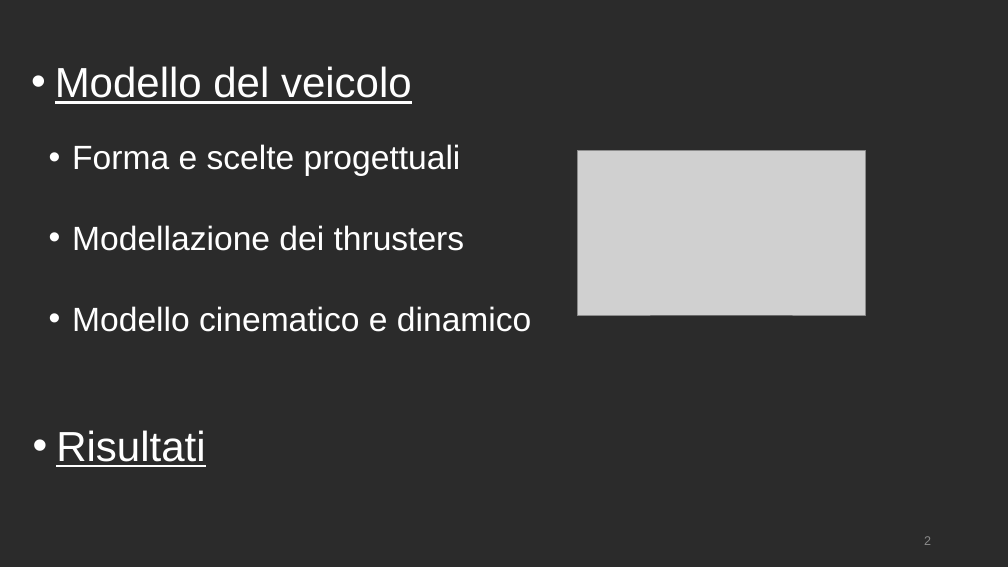
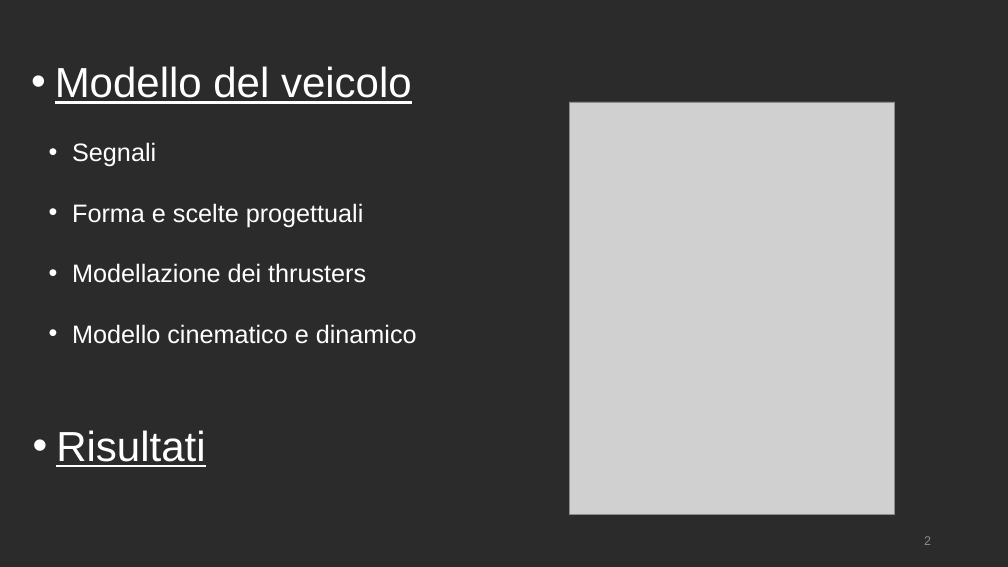
Before and after one commit to polifab/Subacquei_modello, a slide deck: slide 2 of presentazione.pptx. Drawn at 1008x567 pixels with LibreOffice and Linux fonts; fonts in the diff are those of the drawing; grey boxes stand for pictures; background and template pictures are left out; a plain dark background stands for a picture behind light text. Boxes give left, top, right and bottom in pixels: in the first picture for what was removed or moved away, otherwise in the second. Text is boxed around its words. In the diff, an @@ line names an element or a change of style, - is before the commit and + after.

```diff
--- a/presentazione.pptx
+++ b/presentazione.pptx
@@ picture added at [569,102,895,515] @@
@@ text at [72,142,156,167]: paragraph added @@
+• Segnali
@@ picture removed at [577,150,865,315] @@
@@ text at [72,203,417,344]: size 32 to 24 pt @@
```
Also in this commit, not shown: 9 other slides changed, 1 slide added.
